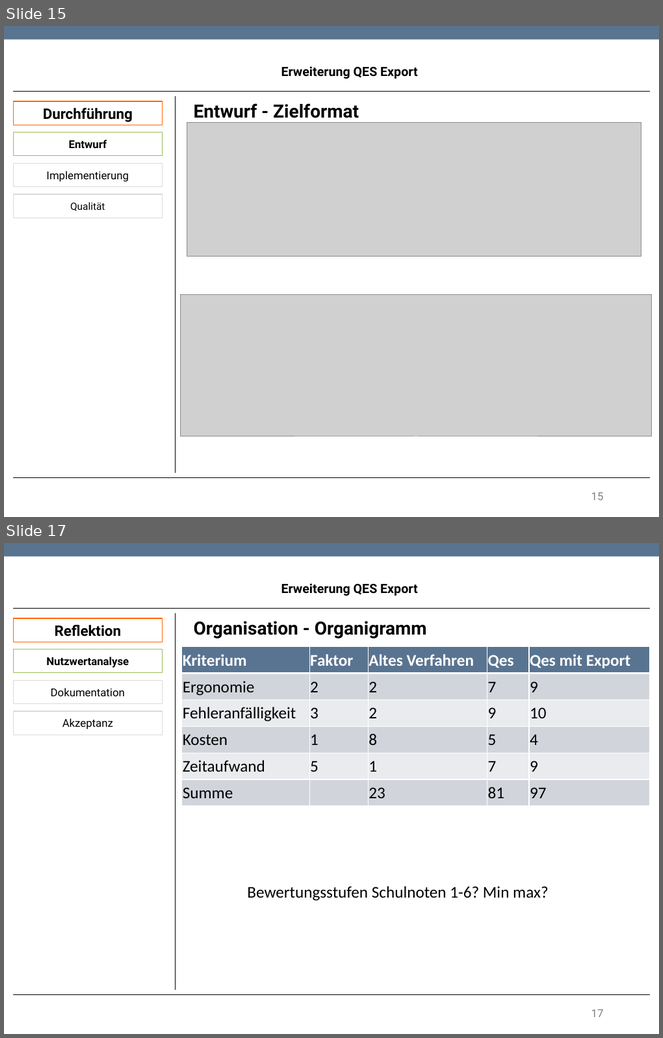
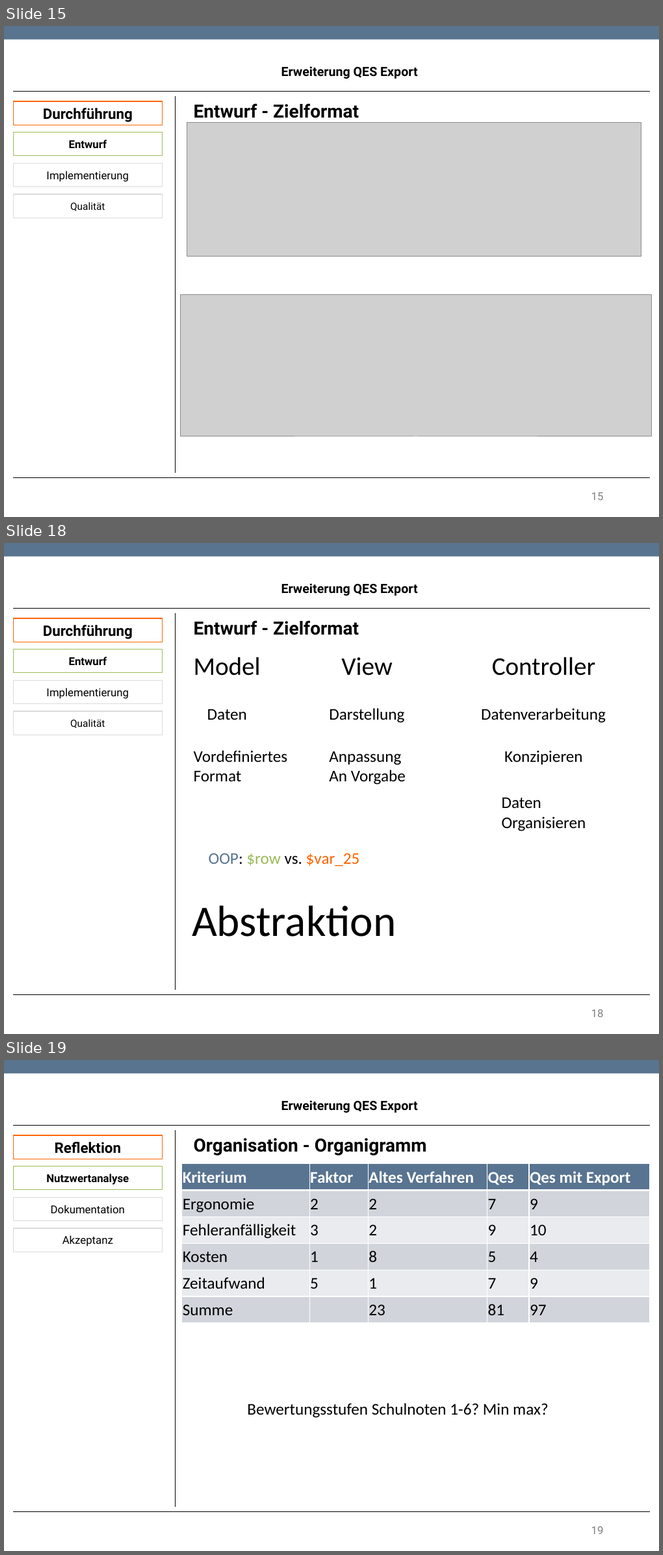
Before and after one commit to TwoHorus/dbExelExportLaravel, a slide deck: DOC/Fachgespraech.pptx. Shown one above the other, each under a label of ours: slides 15 and 17 before the commit, slides 15, 18 and 19 after it; the slides between them are not shown. The pictures are 663x1038 and 663x1555 pixels, drawn with LibreOffice and Linux fonts; fonts in the diff are those of the drawing; grey boxes stand for pictures; background and template pictures are left out. Boxes give left, top, right and bottom in pixels: in the first picture for what was removed or moved away, otherwise in the second. Text is boxed around its words. In the diff, an @@ line names an element or a change of style, - is before the commit and + after.

```diff
--- a/DOC/Fachgespraech.pptx
+++ b/DOC/Fachgespraech.pptx
@@ slide 18 added at [4,543,659,1034], background #FFFFFF; not listed: 1 template element that a slide beside it also shows @@
@@ text added at [282,583,417,596], 14 pt, text #000000, bold @@
+Erweiterung QES Export
@@ rectangle added at [13,618,163,642], fill #FFFFFF, outline #FF6400 0.85 pt, 16 pt, text #000000, bold @@
+Durchführung
@@ line added from (13, 608) to (650, 608), #000000 0.75 pt @@
@@ line added from (176, 613) to (176, 990), #000000 0.75 pt @@
@@ text added at [194,620,359,635], 20 pt, text #000000, bold @@
+Entwurf - Zielformat
@@ rectangle added at [13,649,163,673], fill #FFFFFF, outline #9BBB59 0.85 pt, 12 pt, text #000000, bold @@
+Entwurf
@@ text added at [194,657,261,676], 28 pt, text #000000 @@
+Model
@@ text added at [341,657,392,676], 28 pt, text #000000 @@
+View
@@ text added at [492,657,596,676], 28 pt, text #000000 @@
+Controller
@@ rectangle added at [13,681,163,704], fill #FFFFFF, outline #DADADA 0.85 pt, 12 pt, text #000000 @@
+Implementierung
@@ rectangle added at [13,711,163,735], fill #FFFFFF, outline #DADADA 0.85 pt, 11 pt, text #000000 @@
+Qualität
@@ text added at [207,709,247,720], 18 pt, text #000000 @@
+Daten
@@ text added at [329,708,404,723], 18 pt, text #000000 @@
+Darstellung
@@ text added at [481,708,606,723], 18 pt, text #000000 @@
+Datenverarbeitung
@@ text added at [194,750,288,782], 18 pt, text #000000 @@
+Vordefiniertes
+Format
@@ text added at [329,751,406,785], 18 pt, text #000000 @@
+Anpassung
+An Vorgabe
@@ text added at [504,750,583,765], 18 pt, text #000000 @@
+Konzipieren
@@ text added at [502,797,586,832], 18 pt, text #000000 @@
+Daten
+Organisieren
@@ text added at [209,853,360,867], 18 pt, text #FF6400 @@
+OOP: $row vs. $var_25
@@ text added at [192,906,396,937], 48 pt, text #000000 @@
+Abstraktion
@@ line added from (13, 995) to (650, 995), #000000 0.75 pt @@
@@ page number added at [592,1010,604,1017], 12 pt, text #808080 @@
+18
@@ what was slide 17 is now slide 19 @@
@@ page number at [592,1527,604,1534]: text changed @@
-17
+19
```
Also in this commit, not shown: 1 slide changed, 1 other slide added.
